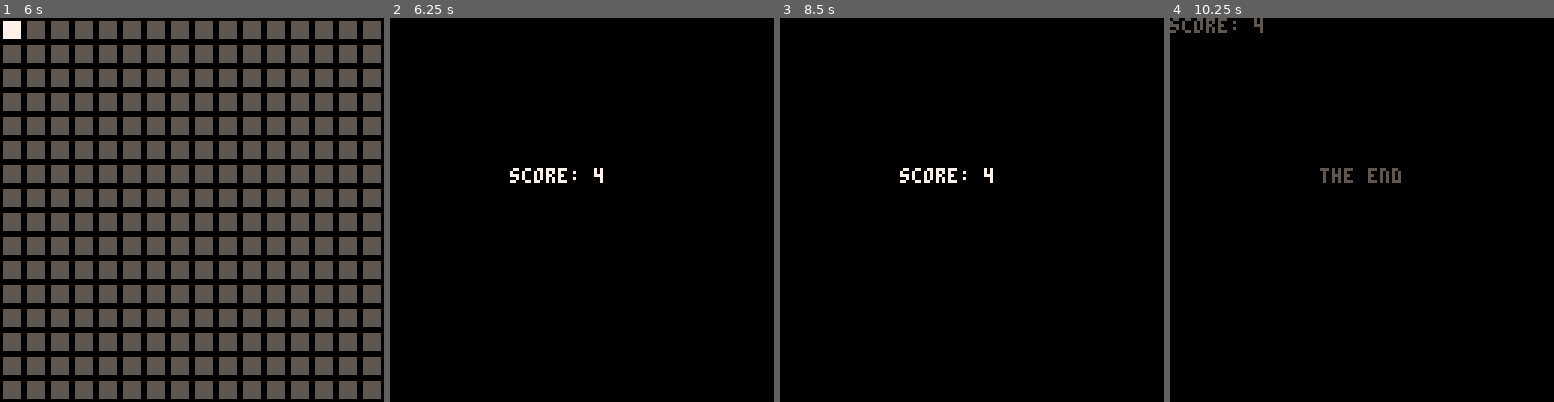
Above: before the commit, frames 1-4 (left to right).
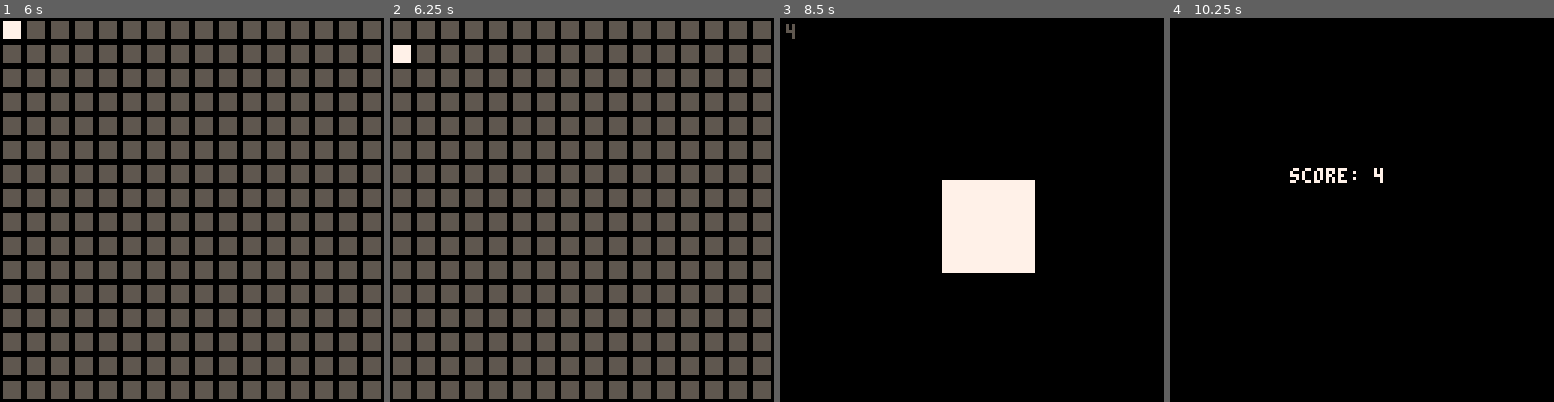
Above: after the commit, the same moments.

Repository: abemassry/dimensional-jump
Game: PICO-8 cartridge dimensional-jump.p8
The game is run twice, just before and just after one commit, with the same random seed, the same clock (stepped at 60 frames per second) and the same inputs.
Inputs:
- Up to frame 1 (6 s): tap X (X key) at 0.33, 1.07, 1.85, 2.97, 4.08, 5.2 s; tap O (Z key) at 0.7, 1.7, 2.1, 2.5, 2.9, 3.3, 3.7, 4.1, 4.5, 4.9, 5.3, 5.7 s; hold Right 1.6-2.1 s; hold Up 2.15-2.42 s; hold Right 2.47-3.03 s; hold Left 3.08-3.58 s; hold Down 3.63-3.97 s; hold Right 4.02-4.68 s; hold Up 4.73-5.03 s; hold Left 5.08-5.68 s; hold Down from 5.73 s (still down)
- Up to frame 2 (6.25 s): release Down at 6.03 s; hold Right from 6.08 s (still down); tap O (Z key) at 6.1 s
- Up to frame 3 (8.5 s): tap X (X key) at 6.32, 7.43 s; tap O (Z key) every 0.4 s from 6.5 to 8.1 s; release Right at 6.58 s; hold Right 6.63-7.13 s; hold Up 7.18-7.45 s; hold Right 7.5-8.07 s; hold Left from 8.12 s (still down)
- Up to frame 4 (10.25 s): tap O (Z key) every 0.4 s from 8.5 to 10.1 s; tap X (X key) at 8.55, 9.67 s; release Left at 8.62 s; hold Down 8.67-9 s; hold Right 9.05-9.72 s; hold Up 9.77-10.07 s; hold Left from 10.12 s (still down)

Frame 1 is identical in both runs. In frame 2, 56% of the frame differs, in the area x 0-100%, y 0-100%; in frame 3, 6.2%; in frame 4, 1.0%.

Commit message:
initial dash jump 2d level

Diff:
--- a/dimensional-jump.p8
+++ b/dimensional-jump.p8
@@ -229,22 +229,38 @@
 			if (handle_button_release(0)) then
 				self.player_posx_prev = self.player_posx
 				self.player_posy_prev = self.player_posy
-				self.player_posx-=1
+				if (btn(4)) then
+					self.player_posx-=2
+				else
+					self.player_posx-=1
+				end
 			end
 			if (handle_button_release(1)) then
 				self.player_posx_prev = self.player_posx
 				self.player_posy_prev = self.player_posy
-				self.player_posx+=1
+				if (btn(4)) then
+					self.player_posx+=2
+				else
+					self.player_posx+=1
+				end
 			end
 			if (handle_button_release(2)) then
 				self.player_posx_prev = self.player_posx
 				self.player_posy_prev = self.player_posy
-				self.player_posy-=1
+				if (btn(4)) then
+					self.player_posy-=2
+				else
+					self.player_posy-=1
+				end
 			end
 			if (handle_button_release(3)) then
 				self.player_posx_prev = self.player_posx
 				self.player_posy_prev = self.player_posy
-				self.player_posy+=1
+				if (btn(4)) then
+					self.player_posy+=2
+				else
+					self.player_posy+=1
+				end
 			end
 			if (self.player_posx > 127) then
 				self.player_posx_prev = self.player_posx
@@ -268,7 +284,7 @@
 			end
 			-- handle dash jump mechanic
 			-- temp end
-			if (btn(4) or btn(5)) then
+			if (btn(5)) then
 				overlay_state = 4
 			end
 		end,
